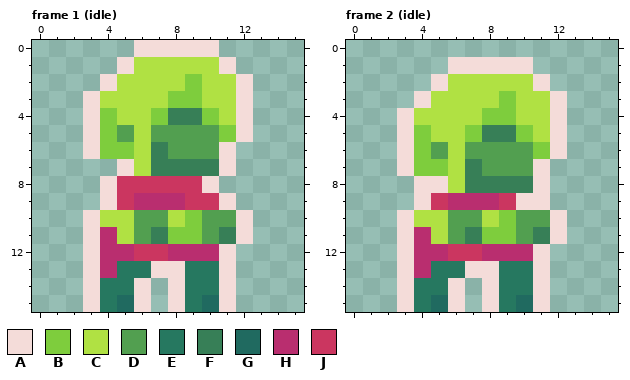
Pixel-art file: graphics/source/sprites/riley.aseprite. That is the earlier state.
16x16 pixels, 36 frames. Shown: frame 1 (idle), frame 2 (idle). The commit also changed other frames, which this record leaves out.
Visible layers, top first: "Evening", "Midnight", "Dawn".
Palette (. is transparent): A #f4dcd9  B #7ecd3d  C #b0e143  D #529f50  E #267860  F #377f57  G #206a60  H #b92e6f  J #cb3660
Pixels before, frame 1 (idle), first column x 3:
 0 ...AAAAA..
 1 ..ACCCCCA.
 2 .ACCCCBCCA
 3 ACCCCBBCCA
 4 ABCCBFFBCA
 5 ABDCDDDDBA
 6 ABBCFDDDA.
 7 ..ACFFFFA.
 8 .AJJJJJA..
 9 .AJHHHJJA.
10 ACCDDCBDDA
11 AHCDFBBDFA
12 AHHJJHHHA.
13 AHEEAAEEA.
14 AEEA.AEEA.
15 AEGA.AEGA.
Pixels before, frame 2 (idle), first column x 3:
 1 ...AAAAA..
 2 ..ACCCCCA.
 3 .ACCCCBCCA
 4 ACCCCBBCCA
 5 ABCCBFFBCA
 6 ABDCDDDDBA
 7 ABBCFDDDA.
 8 .AACFFFFA.
 9 .AJHHHJAA.
10 ACCDDCBDDA
11 AHCDFBBDFA
12 AHHJJHHHA.
13 AHEEAAEEA.
14 AEEA.AEEA.
15 AEGA.AEGA.
Now the later version:
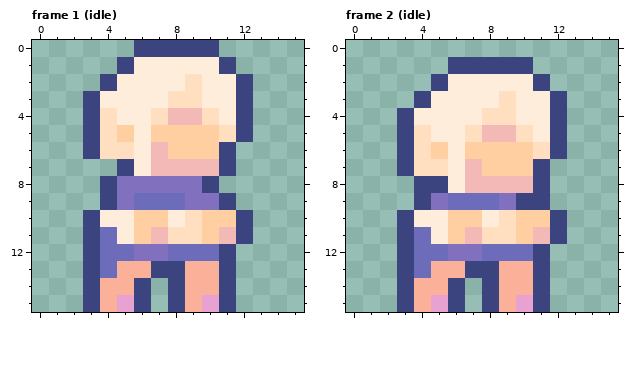
Change:
layer "Midnight" now hidden
layer "Evening" now hidden
colour A: #f4dcd9 -> #3b447e
colour B: #7ecd3d -> #ffdfc0
colour C: #b0e143 -> #ffeddb
colour D: #529f50 -> #ffcfa1
colour E: #267860 -> #fab099
colour F: #377f57 -> #f3b9b7
colour G: #206a60 -> #e7a2d1
colour H: #b92e6f -> #6c6cba
colour J: #cb3660 -> #8070be
Pixel boxes of the changes (left, top, right, bottom) in both pictures:
changed: (83, 40, 253, 312)
changed: (397, 57, 567, 312)
